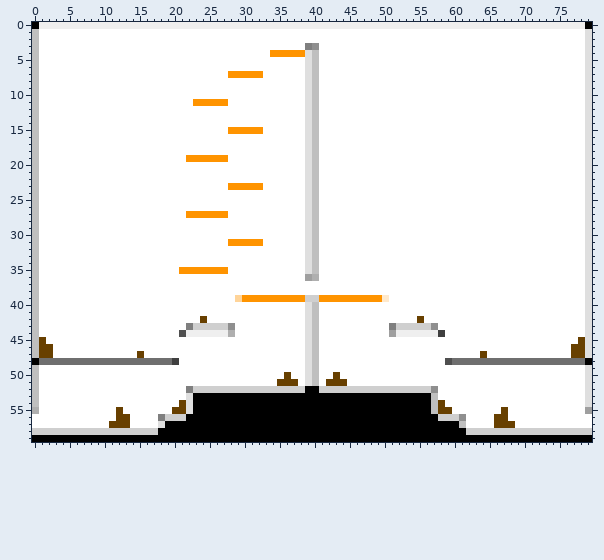
Sprite sheet -- source/level_data/layouts/level1.png. Above: the version before the commit.
The file is 80x60 pixels.
The same view after the edit:
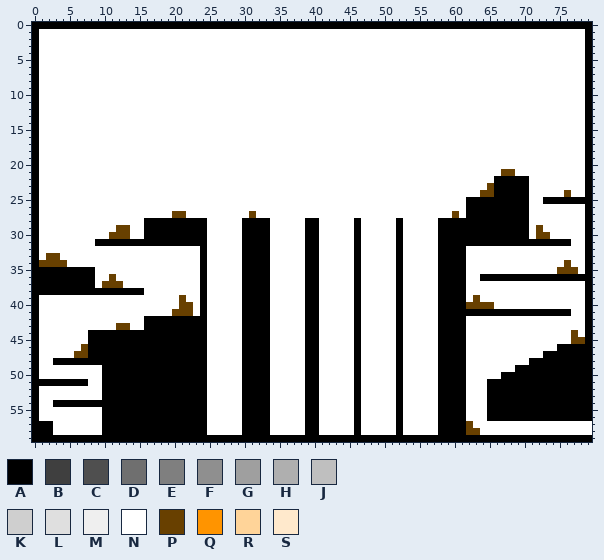
Palette (. is transparent): A #000000  B #3f3f3f  C #4f4f4f  D #6f6f6f  E #7f7f7f  F #8f8f8f  G #9f9f9f  H #afafaf  J #bfbfbf  K #cfcfcf  L #dfdfdf  M #efefef  N #ffffff  P #684000  Q #ff9400  R #ffd499  S #ffe9cc
What changed:
Changed rows in their new state; - is an unchanged pixel.
first column x 0:
 0 -AAAAAAAAAAAAAAAAAAAAAAAAAAAAAAAAAAAAAAAAAAAAAAAAAAAAAAAAAAAAAAAAAAAAAAAAAAAAAA-
 1 A------------------------------------------------------------------------------A
 2 A------------------------------------------------------------------------------A
 3 A--------------------------------------NN--------------------------------------A
 4 A---------------------------------NNNNNNN--------------------------------------A
 5 A--------------------------------------NN--------------------------------------A
 6 A--------------------------------------NN--------------------------------------A
 7 A---------------------------NNNNN------NN--------------------------------------A
 8 A--------------------------------------NN--------------------------------------A
 9 A--------------------------------------NN--------------------------------------A
10 A--------------------------------------NN--------------------------------------A
11 A----------------------NNNNN-----------NN--------------------------------------A
12 A--------------------------------------NN--------------------------------------A
13 A--------------------------------------NN--------------------------------------A
14 A--------------------------------------NN--------------------------------------A
15 A---------------------------NNNNN------NN--------------------------------------A
16 A--------------------------------------NN--------------------------------------A
17 A--------------------------------------NN--------------------------------------A
18 A--------------------------------------NN--------------------------------------A
19 A---------------------NNNNNN-----------NN--------------------------------------A
20 A--------------------------------------NN--------------------------------------A
21 A--------------------------------------NN--------------------------PP----------A
22 A--------------------------------------NN-------------------------AAAAA--------A
23 A---------------------------NNNNN------NN------------------------PAAAAA--------A
24 A--------------------------------------NN-----------------------PPAAAAA-----P--A
25 A--------------------------------------NN---------------------AAAAAAAAA--AAAAAAA
26 A--------------------------------------NN---------------------AAAAAAAAA--------A
27 A-------------------PPNNNNNN---P-------NN-------------------P-AAAAAAAAA--------A
28 A---------------AAAAAAAAA-----AAAA-----AA-----A-----A-----AAAAAAAAAAAAA--------A
29 A-----------PP--AAAAAAAAA-----AAAA-----AA-----A-----A-----AAAAAAAAAAAAA-P------A
30 A----------PPP--AAAAAAAAA-----AAAA-----AA-----A-----A-----AAAAAAAAAAAAA-PP-----A
31 A--------AAAAAAAAAAAAAAAA---NNAAAA-----AA-----A-----A-----AAAAAAAAAAAAAAAAAAA--A
32 A-----------------------A-----AAAA-----AA-----A-----A-----AAAA-----------------A
33 A-PP--------------------A-----AAAA-----AA-----A-----A-----AAAA-----------------A
34 APPPP-------------------A-----AAAA-----AA-----A-----A-----AAAA--------------P--A
35 AAAAAAAAA------------NNNANNN--AAAA-----AA-----A-----A-----AAAA-------------PPP-A
36 AAAAAAAAA--P------------A-----AAAA-----AA-----A-----A-----AAAA--AAAAAAAAAAAAAAAA
37 AAAAAAAAA-PPP-----------A-----AAAA-----AA-----A-----A-----AAAA-----------------A
38 AAAAAAAAAAAAAAAA--------A-----AAAA-----AA-----A-----A-----AAAA-----------------A
39 A--------------------P--A----NAAAANNNNNAANNNNNANNNN-A-----AAAA-P---------------A
40 A--------------------PP-A-----AAAA-----AA-----A-----A-----AAAAPPPP-------------A
41 A-------------------PPP-A-----AAAA-----AA-----A-----A-----AAAAAAAAAAAAAAAAAAA--A
42 A---------------AAAAAAAAA-----AAAA-----AA-----A-----A--N--AAAA-----------------A
43 A-----------PP--AAAAAAAAANNNN-AAAA-----AA-----A----NANNNNNAAAA-----------------A
44 A-------AAAAAAAAAAAAAAAAANNNN-AAAA-----AA-----A----NANNNNNAAAA---------------P-A
45 AN------AAAAAAAAAAAAAAAAA-----AAAA-----AA-----A-----A-----AAAA---------------P-A
46 ANN----PAAAAAAAAAAAAAAAAA-----AAAA-----AA-----A-----A-----AAAA-------------AAAAA
47 ANN---PPAAAAAAAAAAAAAAAAA-----AAAA-----AA-----A-----A-----AAAA--N--------AAAAAAA
48 -NNAAAAAAAAAAAAAAAAAAAAAA-----AAAA-----AA-----A-----A-----AAAANNNNNNNNNAAAAAAAA-
49 A---------AAAAAAAAAAAAAAA-----AAAA-----AA-----A-----A-----AAAA-------AAAAAAAAAAA
50 A---------AAAAAAAAAAAAAAA-----AAAA--N--AA--N--A-----A-----AAAA-----AAAAAAAAAAAAA
51 AAAAAAAA--AAAAAAAAAAAAAAA-----AAAA-NNN-AA-NNN-A-----A-----AAAA---AAAAAAAAAAAAAAA
52 A---------AAAAAAAAAAAAAAANNNNNAAAANNNNN--NNNNNANNNNNANNNNNAAAA---AAAAAAAAAAAAAAA
53 A---------AAAAAAAAAAAAA--NNNNN----NNNNN--NNNNN-NNNNN-NNNNNAAAA---AAAAAAAAAAAAAAA
54 A--AAAAAAAAAAAAAAAAAAAA--NNNNN----NNNNN--NNNNN-NNNNN-NNNNNAAAA---AAAAAAAAAAAAAAA
55 A---------AAAAAAAAAAAAA--NNNNN----NNNNN--NNNNN-NNNNN-NNNNNAAAA---AAAAAAAAAAAAAAA
56 A---------AAAAAAAAAAAA---NNNNN----NNNNN--NNNNN-NNNNN-NNNNNAAAA---AAAAAAAAAAAAAAA
57 AAA-------AAAAAAAAA------NNNNN----NNNNN--NNNNN-NNNNN-NNNNN---AP---NNN-----------
58 AAANNNNNNNAAAAAAAA-------NNNNN----NNNNN--NNNNN-NNNNN-NNNNN----PPNNNNNNNNNNNNNNNN
Where, in picture pixels (left, top, right, bottom), the same in both pictures:
changed: (32, 22, 592, 435)
